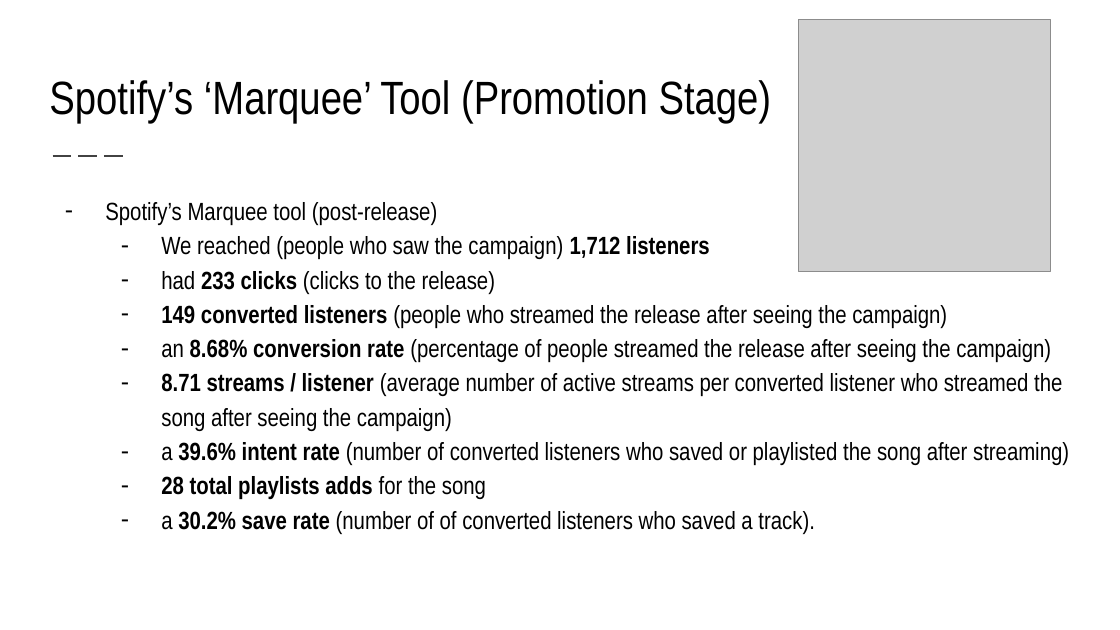
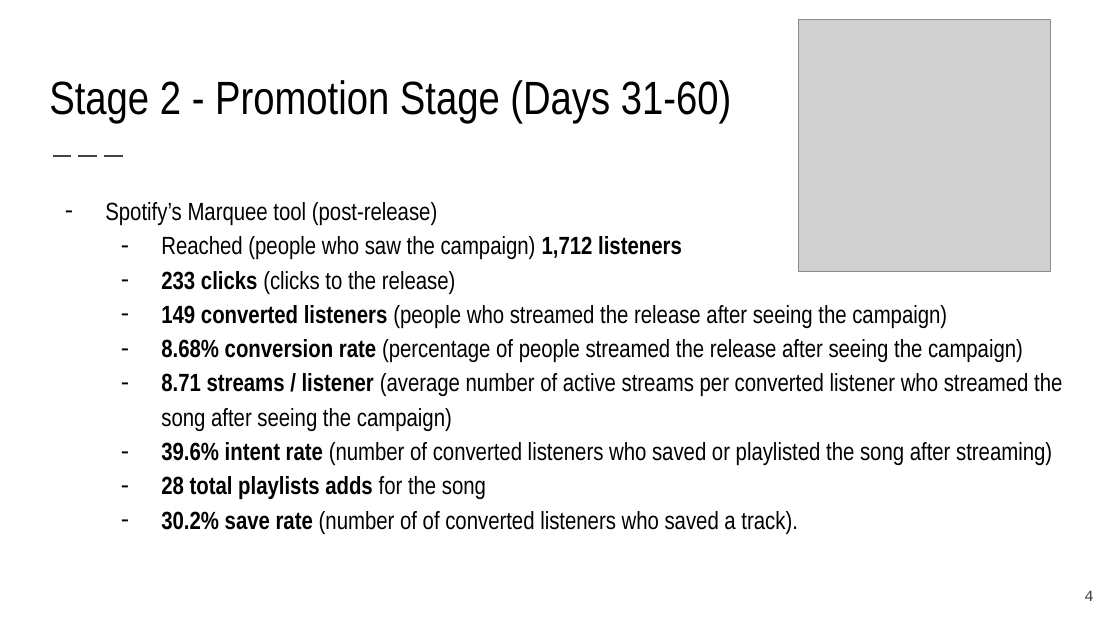
Before and after one commit to jacobposz/How-to-Use-Data-Analytics-to-Pitch-Promote-and-Grow-a-single, a slide deck: slide 4 of SLIDE DECK/Jacob Posz Capstone Presentation.pptx. Drawn at 1120x630 pixels with LibreOffice and Linux fonts; fonts in the diff are those of the drawing; grey boxes stand for pictures. Boxes give left, top, right and bottom in pixels: in the first picture for what was removed or moved away, otherwise in the second. Text is boxed around its words. In the diff, an @@ line names an element or a change of style, - is before the commit and + after.

```diff
--- a/SLIDE DECK/Jacob Posz Capstone Presentation.pptx
+++ b/SLIDE DECK/Jacob Posz Capstone Presentation.pptx
@@ title at [49, 80, 731, 124]: text changed @@
-Spotify’s ‘Marquee’ Tool (Promotion Stage)
+Stage 2 - Promotion Stage (Days 31-60)
@@ text at [161, 236, 682, 294]: text changed @@
-  – We reached (people who saw the campaign) 1,712 listeners
-  – had 233 clicks (clicks to the release)
+  – Reached (people who saw the campaign) 1,712 listeners
+  – 233 clicks (clicks to the release)
@@ text at [161, 339, 1023, 362]: text changed @@
-  – an 8.68% conversion rate (percentage of people streamed the release after seeing the campaign)
+  – 8.68% conversion rate (percentage of people streamed the release after seeing the campaign)
@@ text at [161, 442, 1052, 465]: text changed @@
-  – a 39.6% intent rate (number of converted listeners who saved or playlisted the song after streaming)
+  – 39.6% intent rate (number of converted listeners who saved or playlisted the song after streaming)
@@ text at [161, 511, 798, 534]: text changed @@
-  – a 30.2% save rate (number of of converted listeners who saved a track).
+  – 30.2% save rate (number of of converted listeners who saved a track).
@@ page number added at [1084, 590, 1093, 601], 10 pt, text #424242 @@
+4
```
Also in this commit, not shown: 6 other slides changed, 1 other file.
